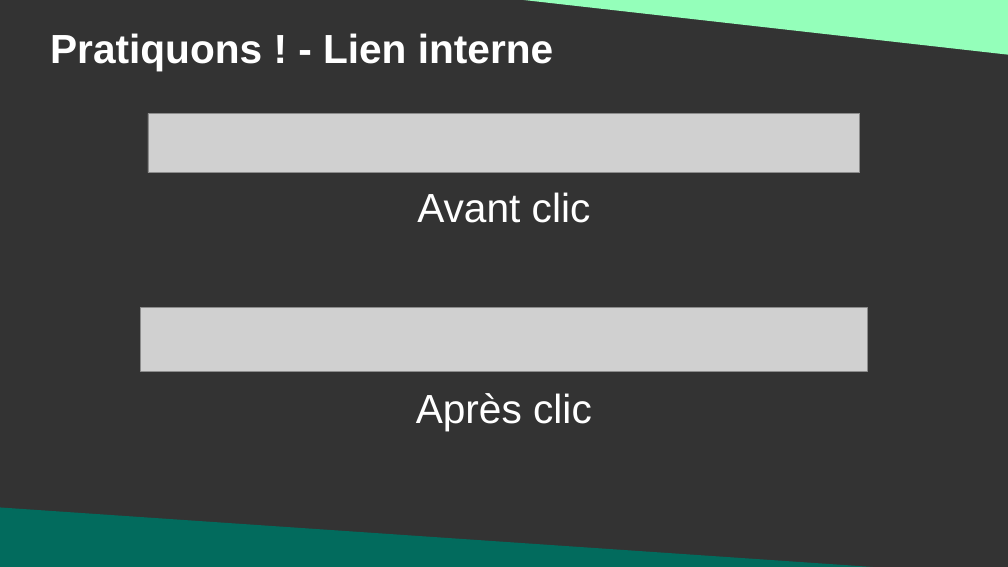
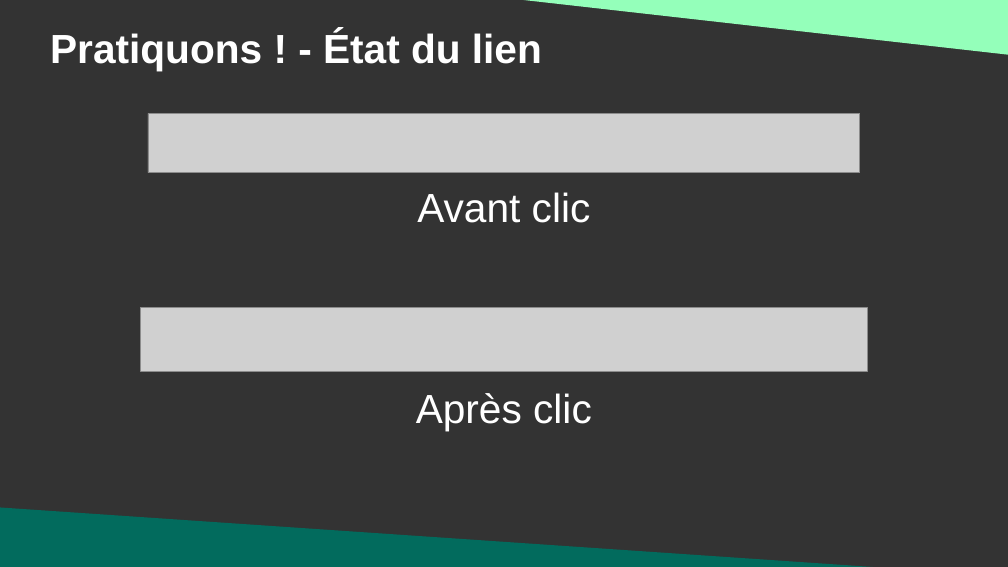
Before and after one commit to DanYellow/cours, a slide deck: slide 12 of integration-web-s1/travaux-pratiques/numero-6/presentation.odp. Drawn at 1008x567 pixels with LibreOffice and Linux fonts; fonts in the diff are those of the drawing; grey boxes stand for pictures. Boxes give left, top, right and bottom in pixels: in the first picture for what was removed or moved away, otherwise in the second. Text is boxed around its words. In the diff, an @@ line names an element or a change of style, - is before the commit and + after.

```diff
--- a/integration-web-s1/travaux-pratiques/numero-6/presentation.odp
+++ b/integration-web-s1/travaux-pratiques/numero-6/presentation.odp
@@ title at (50,30,542,70): text changed @@
-Pratiquons ! - Lien interne
+Pratiquons ! - État du lien
```
Also in this commit, not shown: 10 other slides changed, 1 slide added, 1 other file.
